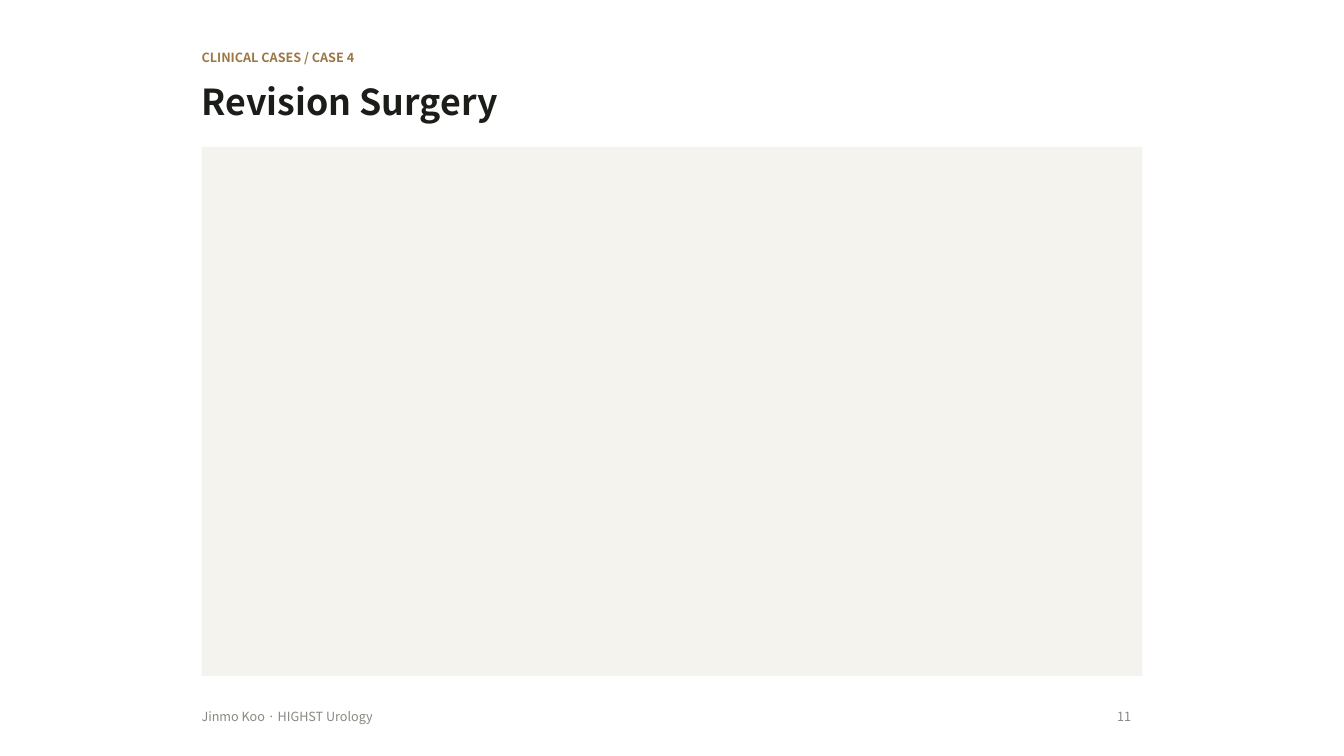
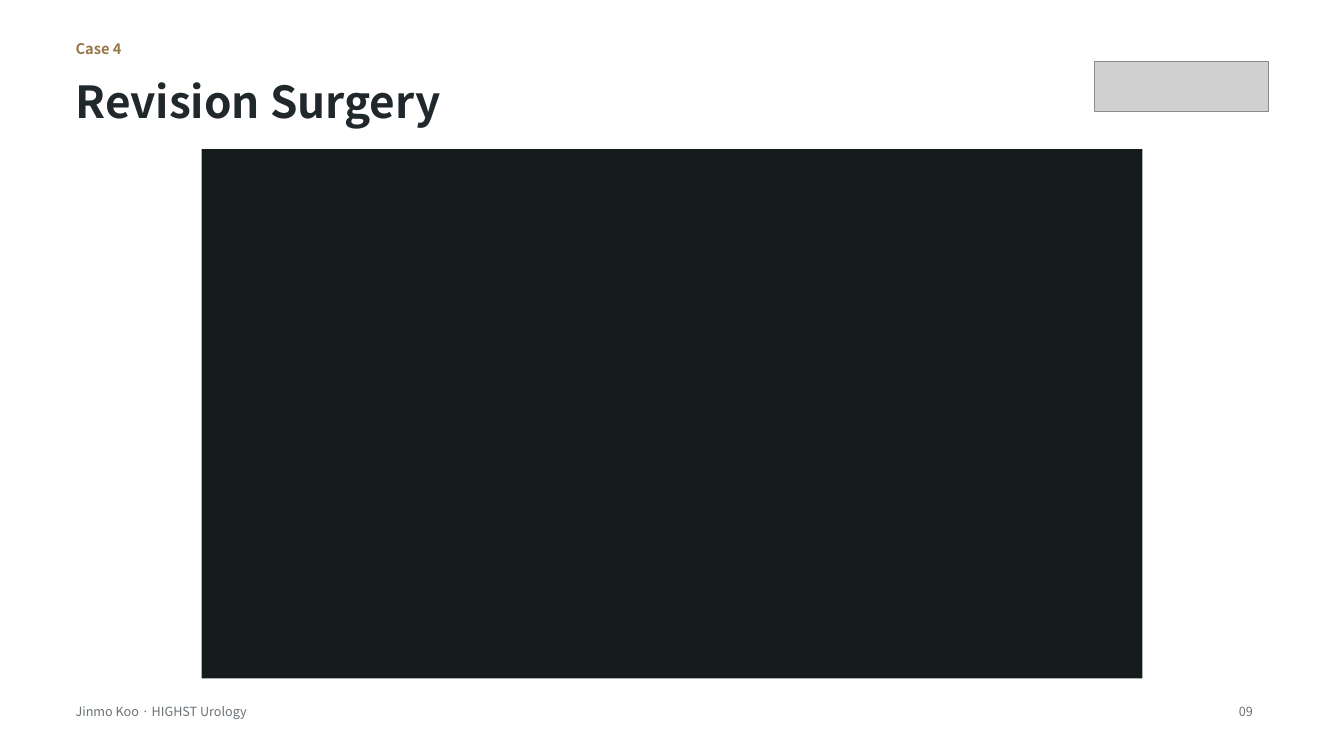
Before and after one commit to notoow/vietnam-urology-webinar, a slide deck: slide 9 of downloads/highst-perioperative-webinar.pptx (slide 11 before the commit). Drawn at 1344x756 pixels with LibreOffice and Linux fonts; fonts in the diff are those of the drawing; grey boxes stand for pictures. Boxes give left, top, right and bottom in pixels: in the first picture for what was removed or moved away, otherwise in the second. Text is boxed around its words. In the diff, an @@ line names an element or a change of style, - is before the commit and + after.

Commit message:
Apply approved conference design to the main webinar deck

```diff
--- a/downloads/highst-perioperative-webinar.pptx
+++ b/downloads/highst-perioperative-webinar.pptx
@@ text at (76,43,122,54): text changed; size 9 to 10.5 pt; text colour #9B7744 to #98774B @@
-CLINICAL CASES / CASE 4
+Case 4
@@ text "Revision Surgery": place and size @@
-text "Revision Surgery" at (202,86,498,124)
+text "Revision Surgery" at (76,82,440,129)
@@ text "Revision Surgery" at (76,82,440,129): size 25.5 to 31.5 pt, text colour #1B1D19 to #20282C @@
@@ picture added at (1095,62,1269,111) @@
@@ rectangle at (202,149,1142,679): fill #F4F3EE to #151A1D @@
@@ text "Jinmo Koo · HIGHST Urology": place and size @@
-text "Jinmo Koo · HIGHST Urology" at (202,711,373,724)
+text "Jinmo Koo · HIGHST Urology" at (76,706,247,719)
@@ text "Jinmo Koo · HIGHST Urology" at (76,706,247,719): text colour #858B7E to #697276 @@
@@ text removed at (1117,712,1131,721) @@
-11
@@ text added at (1239,706,1253,716), 9 pt, text #697276 @@
+09
```
Also in this commit, not shown: 12 other slides changed, 2 slides removed, 11 other files.
